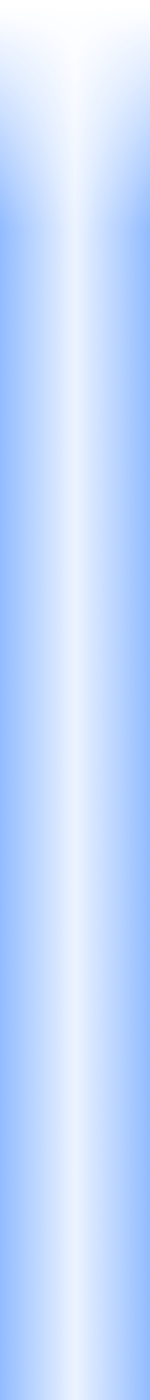
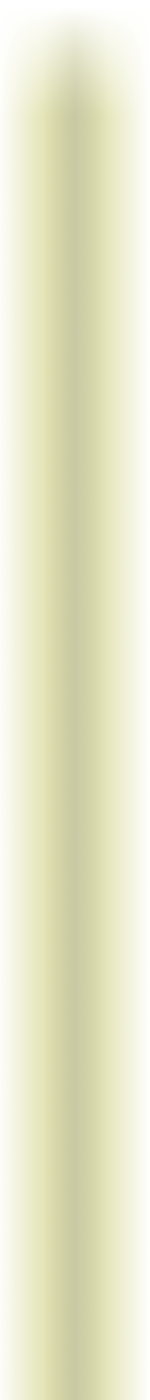
Two versions of the same layered image (150x1400). Layer-by-layer changes:
added layer "Front" (55%) above "Back" over left=42, top=8, right=108, bottom=1400
added layer "Back" (65%) above "Arrière-plan" over left=0, top=8, right=150, bottom=1400
painted on "Arrière-plan" over left=0, top=8, right=150, bottom=1400
